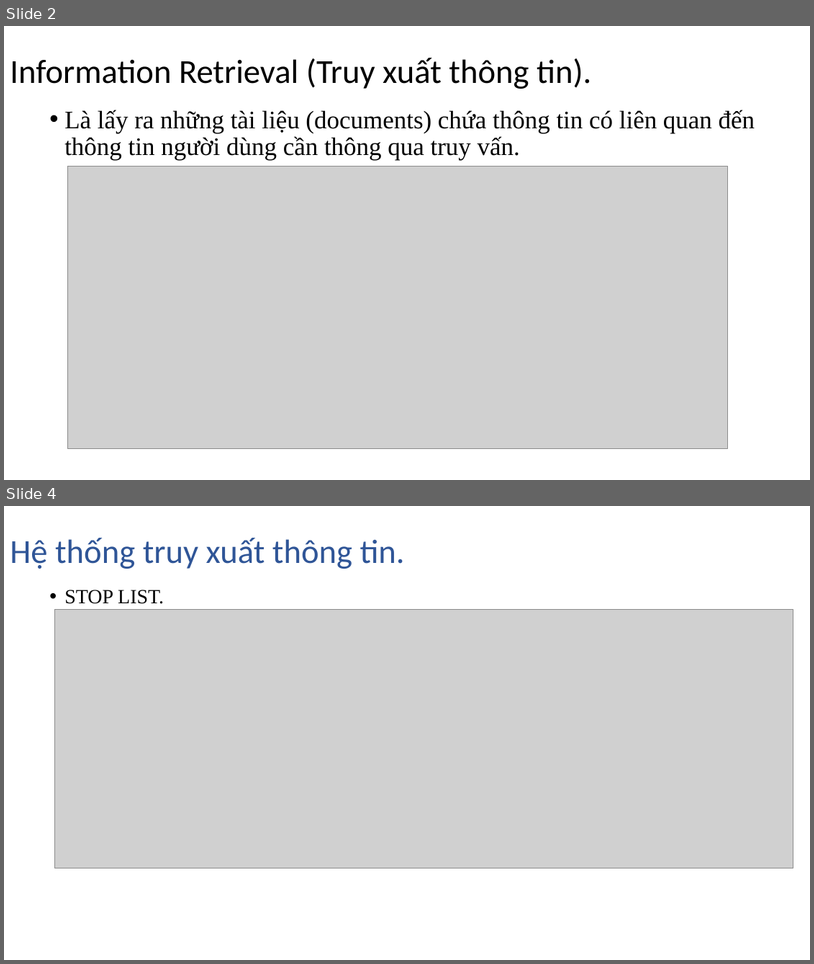
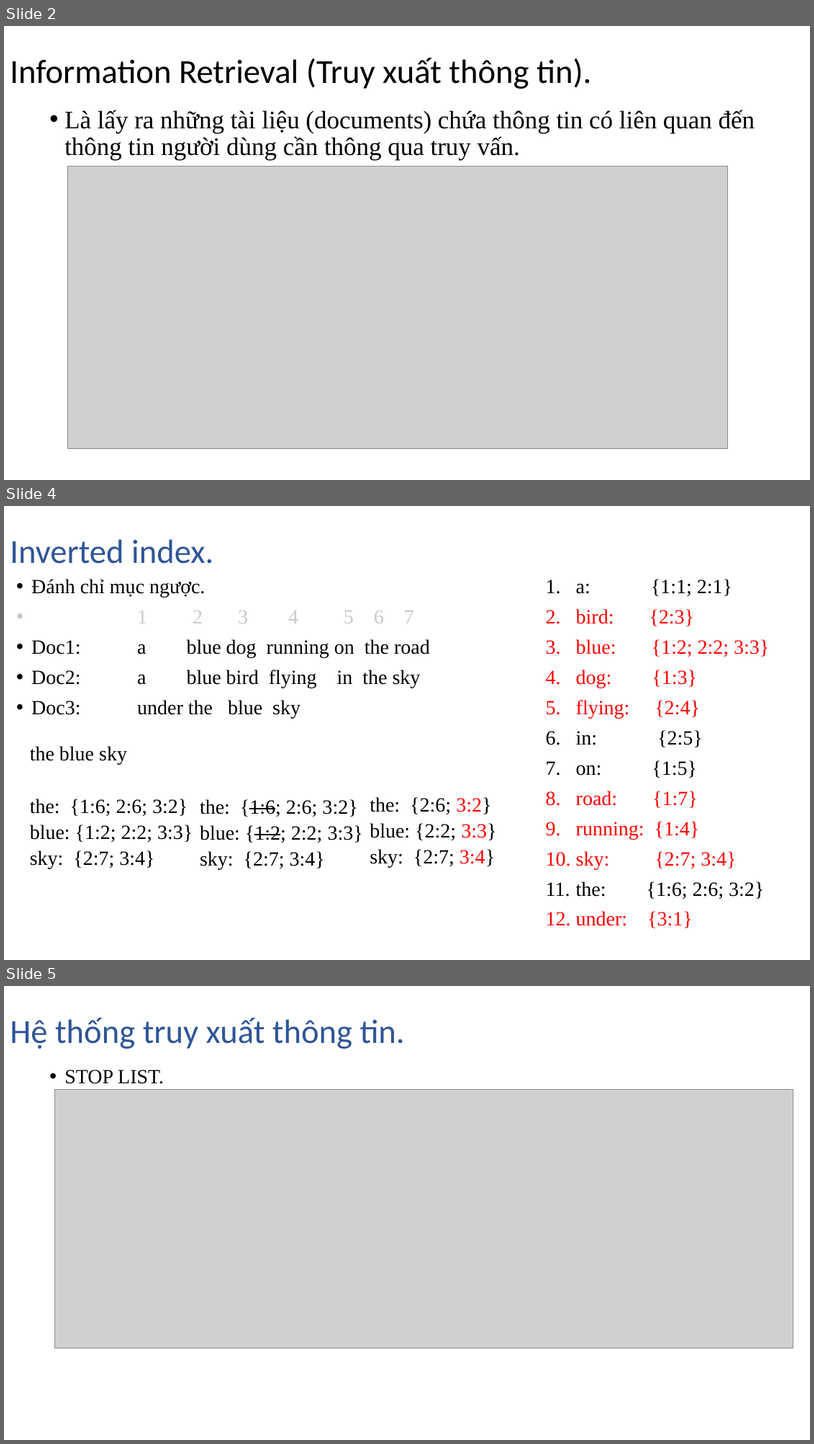
Before and after one commit to NghiLamPhuc/NLP., a slide deck: IR/Presentation1.pptx. Shown one above the other, each under a label of ours: slides 2 and 4 before the commit, slides 2, 4 and 5 after it; the slides between them are not shown. The pictures are 814x964 and 814x1444 pixels, drawn with LibreOffice and Linux fonts; fonts in the diff are those of the drawing; grey boxes stand for pictures. Boxes give left, top, right and bottom in pixels: in the first picture for what was removed or moved away, otherwise in the second. Text is boxed around its words. In the diff, an @@ line names an element or a change of style, - is before the commit and + after.

```diff
--- a/IR/Presentation1.pptx
+++ b/IR/Presentation1.pptx
@@ slide 4 added at <box>4,506,810,960</box>, background #FFFFFF @@
@@ title added at <box>10,539,214,564</box>, 40 pt, text #2F5597 @@
+Inverted index.
@@ text added at <box>31,579,430,718</box>, 24 pt, text #000000 @@
+• Đánh chỉ mục ngược.
+• 1 2 3 4 5 6 7
+• Doc1: a blue dog running on the road
+• Doc2: a blue bird flying in the sky
+• Doc3: under the blue sky
@@ text added at <box>546,579,769,928</box>, 24 pt, text #FF0000 @@
+1. a: {1:1; 2:1}
+2. bird: {2:3}
+3. blue: {1:2; 2:2; 3:3}
+4. dog: {1:3}
+5. flying: {2:4}
+6. in: {2:5}
+7. on: {1:5}
+8. road: {1:7}
+9. running: {1:4}
+10. sky: {2:7; 3:4}
+11. the: {1:6; 2:6; 3:2}
+12. under: {3:1}
@@ text added at <box>30,746,193,868</box>, 24 pt, text #000000 @@
+                the blue sky
+                the: {1:6; 2:6; 3:2}
+                blue: {1:2; 2:2; 3:3}
+                sky: {2:7; 3:4}
@@ text added at <box>200,799,363,869</box>, 24 pt, text #000000 @@
+                the: {1:6; 2:6; 3:2}
+                blue: {1:2; 2:2; 3:3}
+                sky: {2:7; 3:4}
@@ text added at <box>370,797,496,867</box>, 24 pt, text #000000 @@
+                the: {2:6; 3:2}
+                blue: {2:2; 3:3}
+                sky: {2:7; 3:4}
@@ what was slide 4 is now slide 5 @@
```
Also in this commit, not shown: 1 other slide added, 1 slide removed, 1 other file.
